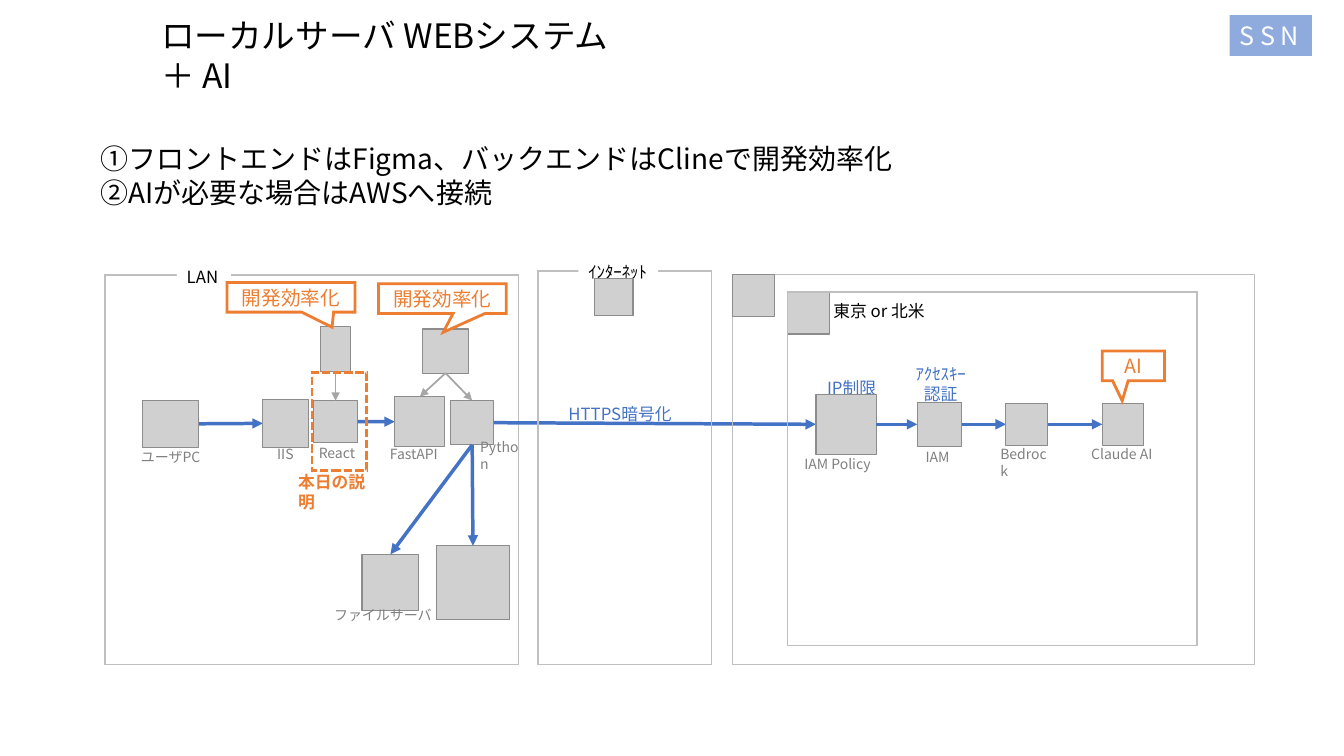
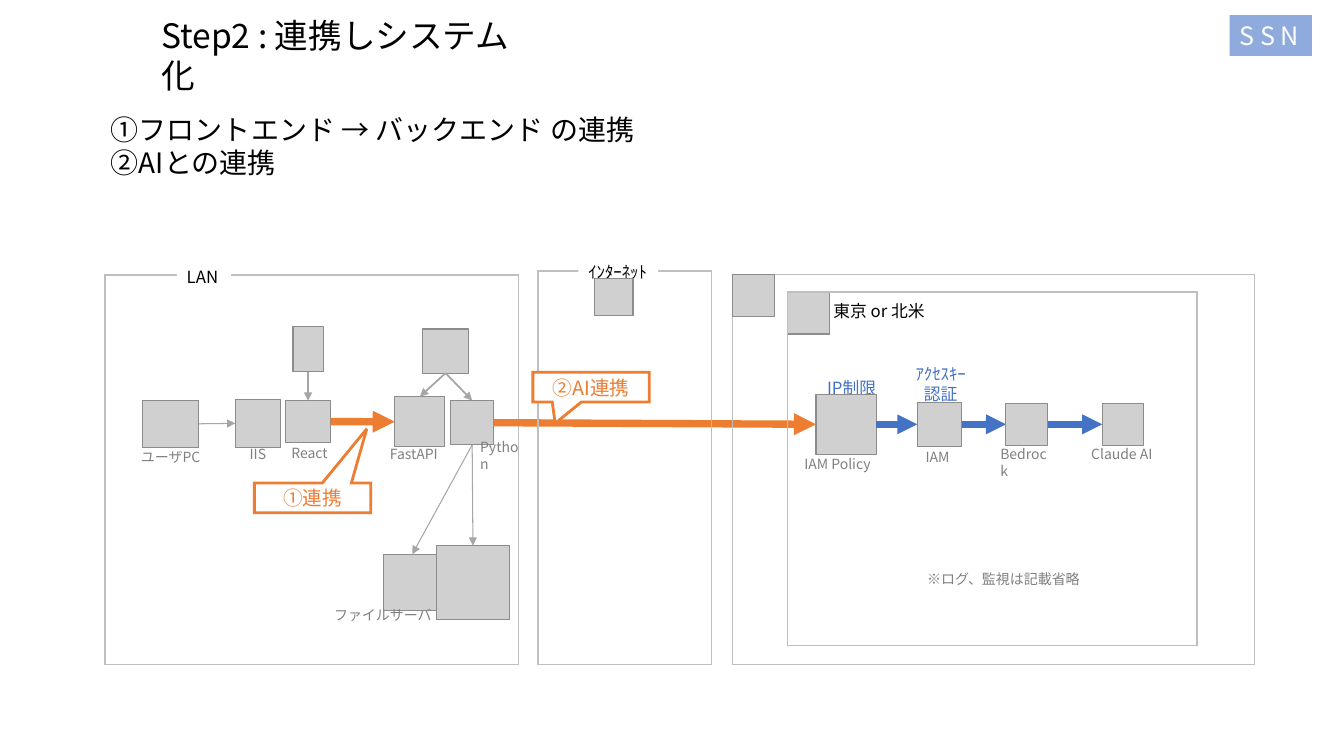
Before and after one commit to kiri0408/tyaga, a slide deck: slide 2 of aws_memo2.pptx (slide 1 before the commit). Drawn at 1344x756 pixels with LibreOffice and Linux fonts; fonts in the diff are those of the drawing; grey boxes stand for pictures. Boxes give left, top, right and bottom in pixels: in the first picture for what was removed or moved away, otherwise in the second. Text is boxed around its words. In the diff, an @@ line names an element or a change of style, - is before the commit and + after.

```diff
--- a/aws_memo2.pptx
+++ b/aws_memo2.pptx
@@ text at [161, 19, 509, 91]: text changed @@
-ローカルサーバ WEBシステム ＋ AI
+Step2 : 連携しシステム化
@@ text at [111, 116, 634, 176]: text changed @@
-①フロントエンドはFigma、バックエンドはClineで開発効率化
-②AIが必要な場合はAWSへ接続
+①フロントエンド → バックエンド の連携
+②AIとの連携
@@ speech box removed at [227, 282, 355, 312] @@
-開発効率化
@@ speech box removed at [378, 284, 506, 314] @@
-開発効率化
@@ speech box removed at [1103, 351, 1166, 380] @@
-AI
@@ 1 picture, 1 text, 1 arrow: place and size @@
-1 picture, 1 text, 1 arrow at [263, 372, 336, 459]
+1 picture, 1 text, 1 arrow at [236, 372, 309, 459]
@@ rectangle removed at [313, 372, 367, 471] @@
@@ speech box added at [533, 372, 649, 401], fill #FFFFFF, outline #ED7D31 2 pt, 14 pt, text #ED7D31 @@
+②AI連携
@@ text removed at [568, 406, 671, 425] @@
-HTTPS暗号化
@@ arrow moved from (199, 423) - (263, 423) to (199, 423) - (236, 423) @@
@@ arrow (199, 423) - (236, 423): stroke #4472C4 2.5 pt to #A6A6A6 0.75 pt @@
@@ 2 pictures, 1 text: place and size @@
-2 pictures, 1 text at [314, 327, 358, 458]
+2 pictures, 1 text at [285, 327, 330, 458]
@@ arrow moved from (358, 421) - (395, 421) to (331, 421) - (395, 421) @@
@@ arrow (331, 421) - (395, 421): stroke #4472C4 2.5 pt to #ED7D31 5.25 pt @@
@@ arrow moved from (472, 445) - (390, 555) to (472, 445) - (412, 555) @@
@@ arrow (472, 445) - (412, 555): stroke #4472C4 2.5 pt to #A6A6A6 0.75 pt @@
@@ arrow (472, 445) - (473, 545): stroke #4472C4 2.5 pt to #A6A6A6 0.75 pt @@
@@ arrow (494, 422) - (817, 424): stroke #4472C4 2.5 pt to #ED7D31 5.25 pt @@
@@ arrow (876, 424) - (918, 424): stroke #4472C4 2.5 pt to #4472C4 4.75 pt @@
@@ arrow (962, 424) - (1006, 424): stroke #4472C4 2.5 pt to #4472C4 4.75 pt @@
@@ arrow (1048, 424) - (1103, 424): stroke #4472C4 2.5 pt to #4472C4 4.75 pt @@
@@ text removed at [298, 471, 365, 510] @@
-本日の説明
@@ speech box added at [254, 483, 370, 512], fill #FFFFFF, outline #ED7D31 2 pt, 14 pt, text #ED7D31 @@
+①連携
@@ picture: place and size @@
-picture at [362, 555, 418, 611]
+picture at [384, 555, 441, 611]
@@ text added at [927, 572, 1080, 585], 10 pt, text #808080 @@
+※ログ、監視は記載省略
```
Also in this commit, not shown: 1 other slide changed, 1 slide added.
